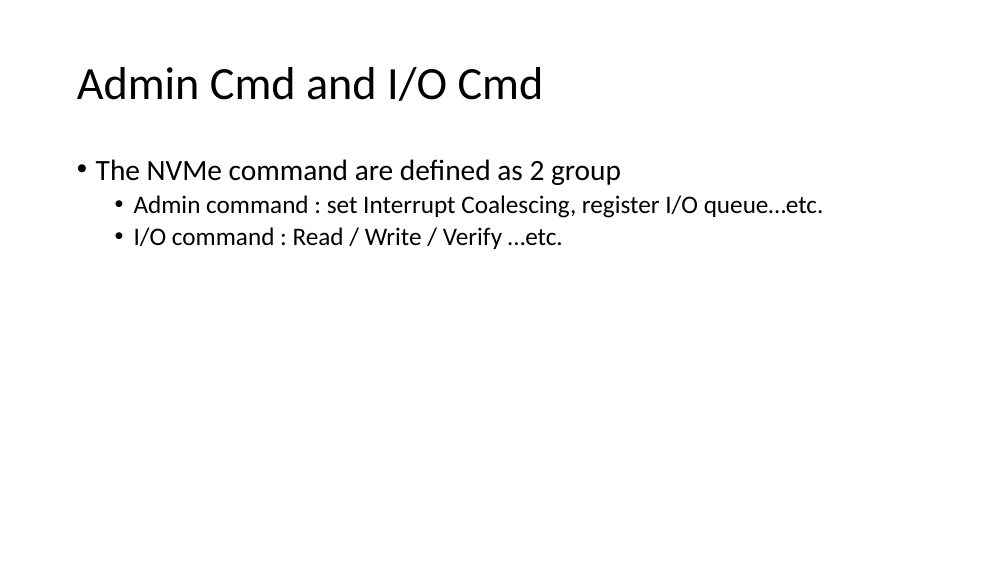
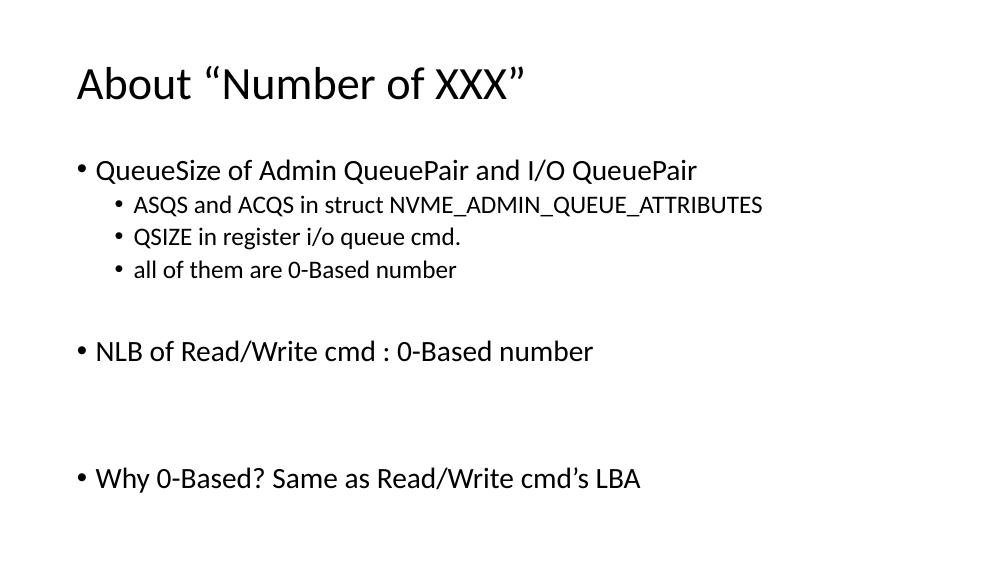
Before and after one commit to smokingpc/glendronach, a slide deck: slide 53 of doc/SPCNVMe_Introduction_and_Design.pptx (slide 14 before the commit). Drawn at 1008x567 pixels with LibreOffice and Linux fonts; fonts in the diff are those of the drawing. Boxes give left, top, right and bottom in pixels: in the first picture for what was removed or moved away, otherwise in the second. Text is boxed around its words. In the diff, an @@ line names an element or a change of style, - is before the commit and + after.

```diff
--- a/doc/SPCNVMe_Introduction_and_Design.pptx
+++ b/doc/SPCNVMe_Introduction_and_Design.pptx
@@ title at (77,66,526,100): text changed @@
-Admin Cmd and I/O Cmd
+About “Number of XXX”
@@ text at (96,159,762,493): text changed; size 24 to 28 pt @@
-• The NVMe command are defined as 2 group
-  • Admin command : set Interrupt Coalescing, register I/O queue…etc.
-  • I/O command : Read / Write / Verify …etc.
+• QueueSize of Admin QueuePair and I/O QueuePair
+  • ASQS and ACQS in struct NVME_ADMIN_QUEUE_ATTRIBUTES
+  • QSIZE in register i/o queue cmd.
+  • all of them are 0-Based number
+• NLB of Read/Write cmd : 0-Based number
+• Why 0-Based? Same as Read/Write cmd’s LBA
```
Also in this commit, not shown: 15 other slides changed, 15 slides added, 8 slides removed.
